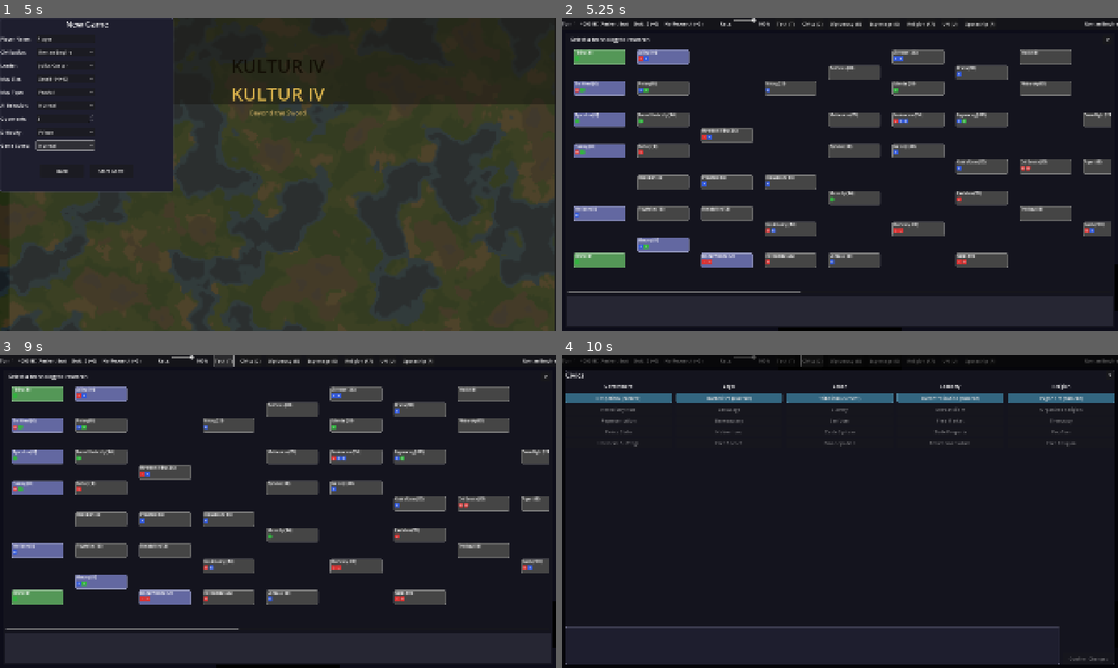
Above: before the commit, frames 1-4 (two rows, left to right).
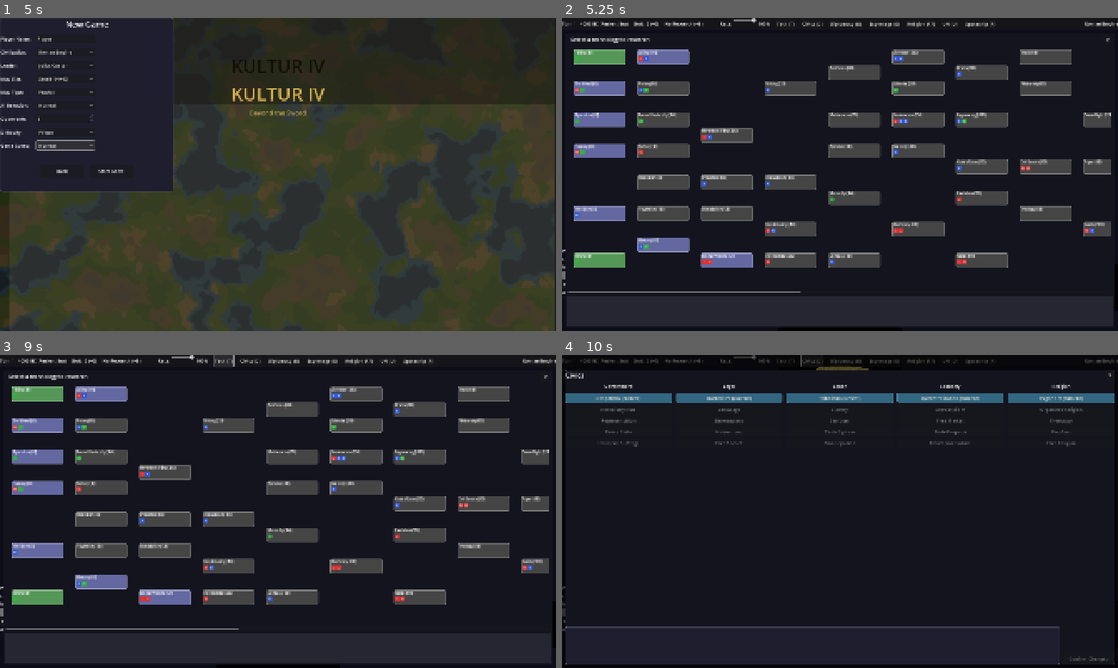
Above: after the commit, the same moments.

Repository: mammaspappa/KULTURIV
Game: Godot game, scene res://scenes/main/main_menu.tscn
Same seed, same stepped clock (60 frames per second), same inputs: the game is played once before the commit and once after it.
Inputs:
- Up to frame 1 (5 s): click "Single Player" at 0.5 s; click "New Game" at 1.25 s; click "Normal" at 2 s; click "Normal" at 2.75 s; click "Normal" at 3.5 s; click "Normal" at 4.25 s
- Up to frame 2 (5.25 s): click "Start Game" at 5 s
- Up to frame 3 (9 s): click "Skip (Space)" at 5.75 s; click "Skip (Space)" at 6.5 s; click "End Turn (Enter)" at 7.25 s; click "End Turn (Enter)" at 8 s; click "Tech (T)" at 8.75 s
- Up to frame 4 (10 s): click "Civics (C)" at 9.5 s

Frame 1 is identical in both runs. In frame 2, less than 0.1% of the frame differs, in the area x 0-25%, y 1-89%; in frame 3, less than 0.1%; in frame 4, 0.1%, in the area x 0-56%, y 1-89%.

Commit message:
Auto-found starting cities (BTS behavior)
Starting settlers now immediately found a city instead of being
spawned as a unit. Prevents civs from losing their starting settler
to barbarians before they can settle. In BTS, all civs start with
a city already founded.

Co-Authored-By: Claude Opus 4.6 (1M context) <noreply@anthropic.com>

Diff:
--- a/scripts/core/game_world.gd
+++ b/scripts/core/game_world.gd
@@ -174,15 +174,15 @@
 		var start_pos = game_grid.find_starting_location(start_positions)
 		start_positions.append(start_pos)
 
-		# Create settler
+		# BTS: Auto-found starting city (settler is consumed immediately)
 		var settler = Unit.new("settler", start_pos)
 		player.add_unit(settler)
 		entity_layer.add_child(settler)
 		settler._update_visibility()
-
-		# Create warrior
-		var warrior_pos = _find_adjacent_land(start_pos)
-		var warrior = Unit.new("warrior", warrior_pos)
+		found_city(settler)  # Immediately found city (consumes settler)
+
+		# Create starting warrior (in the new city)
+		var warrior = Unit.new("warrior", start_pos)
 		player.add_unit(warrior)
 		entity_layer.add_child(warrior)
 		warrior._update_visibility()
